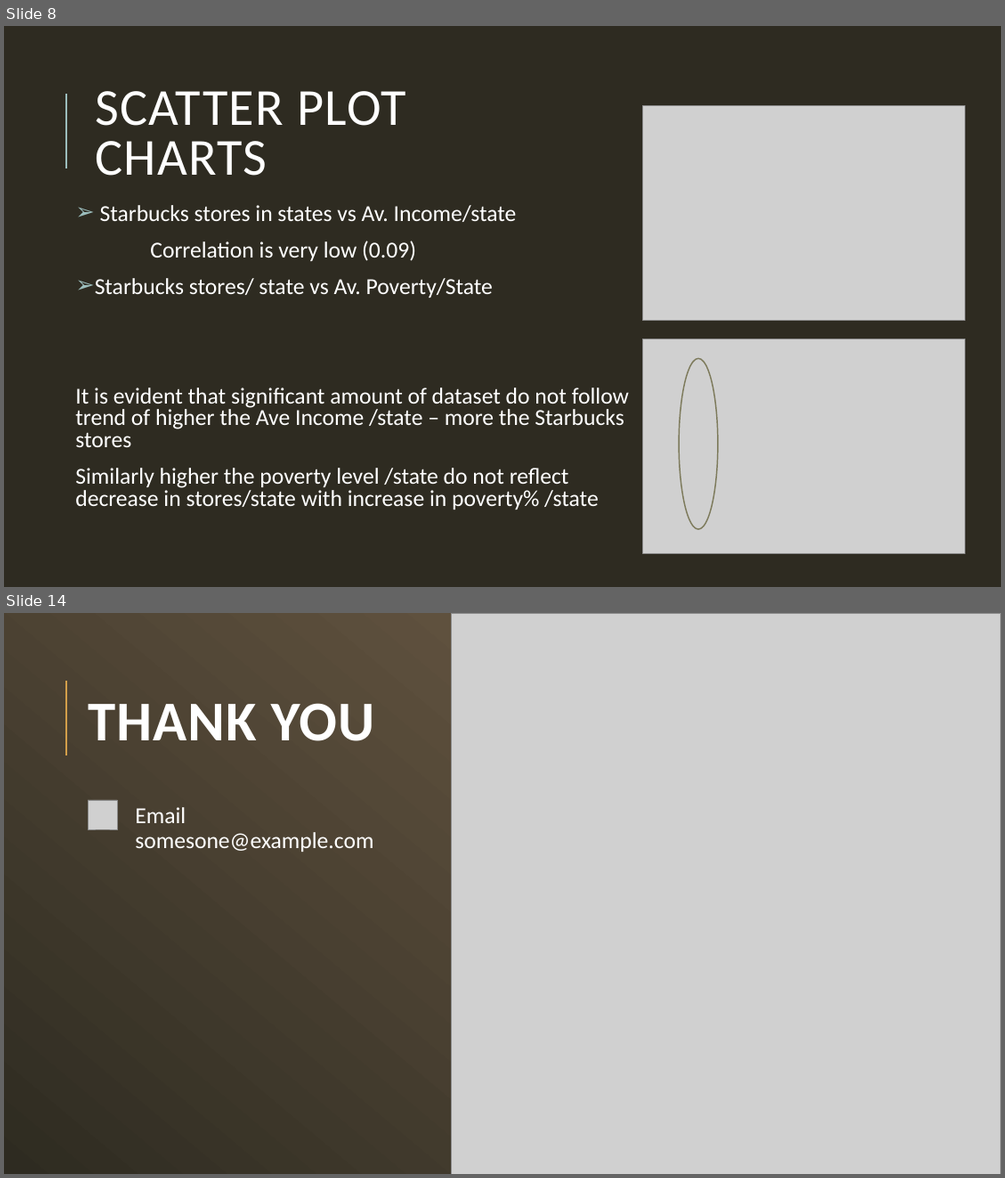
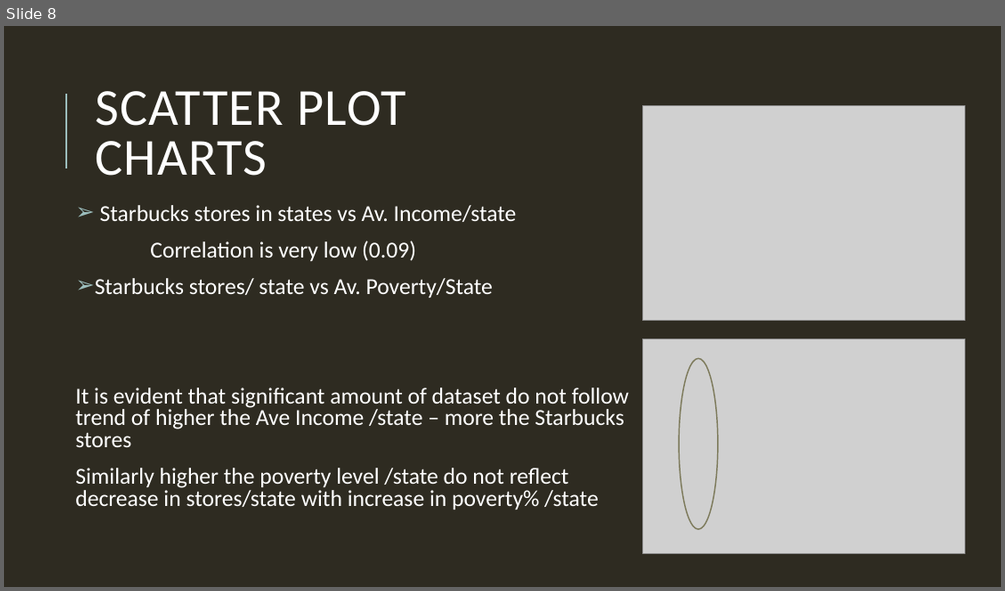
Before and after one commit to sk1990/Project_1_starbucks, a slide deck: Deeper dive and analysis of Starbucks locations.pptx. Shown one above the other, each under a label of ours: slides 8 and 14 before the commit, slide 8 after it; the slides between them are not shown. The pictures are 1005x1178 and 1005x591 pixels, drawn with LibreOffice and Linux fonts; fonts in the diff are those of the drawing; grey boxes stand for pictures. Boxes give left, top, right and bottom in pixels: in the first picture for what was removed or moved away, otherwise in the second. Text is boxed around its words. In the diff, an @@ line names an element or a change of style, - is before the commit and + after.

```diff
--- a/Deeper dive and analysis of Starbucks locations.pptx
+++ b/Deeper dive and analysis of Starbucks locations.pptx
@@ slide 14 removed at (4,613,1001,1174), background #2E2B21; not listed: 1 template element that a slide beside it also shows @@
@@ rectangle removed at (4,613,451,1174) @@
@@ picture removed at (451,613,1001,1174) @@
@@ line removed from (66, 755) to (66, 681) @@
@@ title removed at (88,703,374,741) @@
-THANK YOU
@@ picture removed at (88,800,117,829) @@
@@ text removed at (135,807,373,852) @@
-  Email
-  somesone@example.com
```
Also in this commit, not shown: 7 slides changed, 1 slide added, 3 other slides removed.
